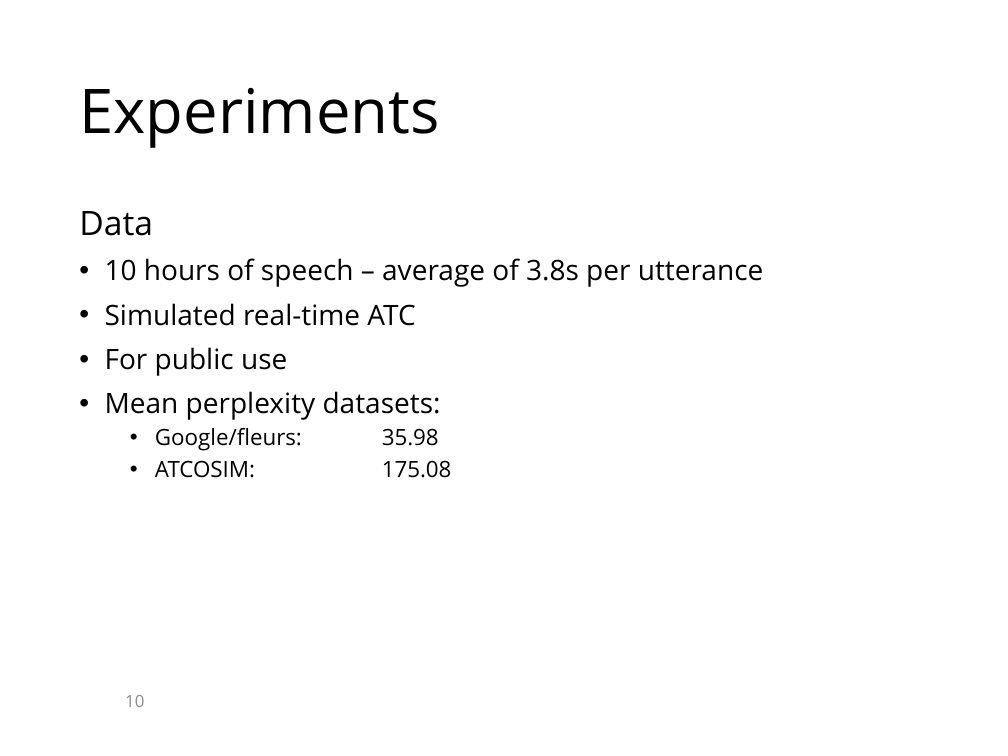
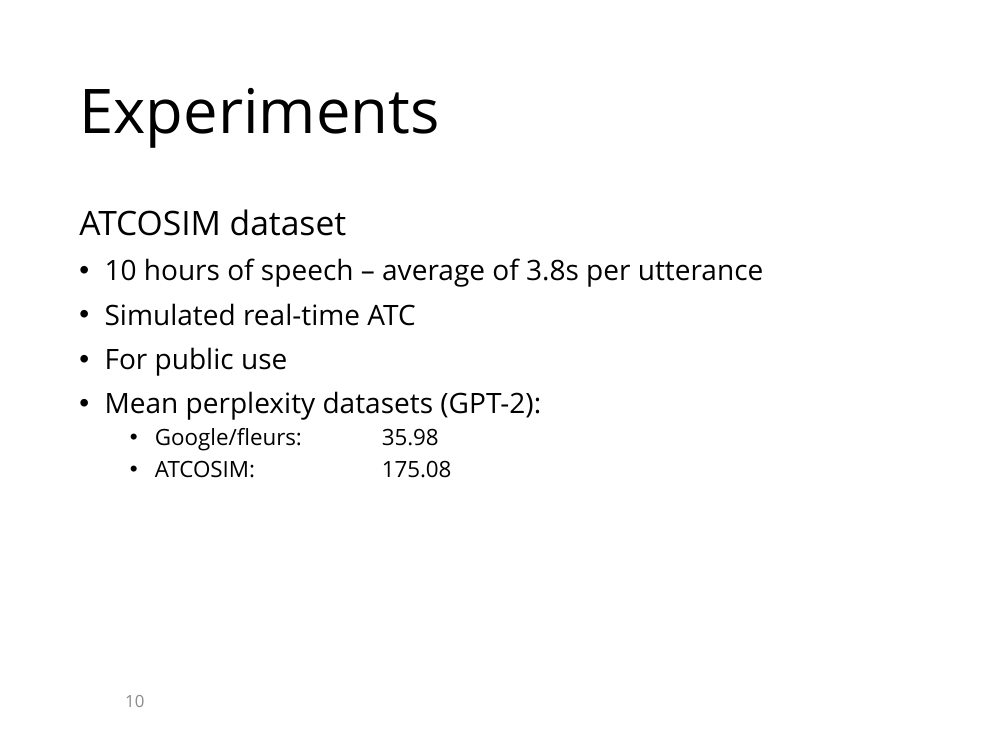
Before and after one commit to KaranChand/ATC, a slide deck: slide 10 of Thesis presentation ATC.pptx. Drawn at 1008x756 pixels with LibreOffice and Linux fonts; fonts in the diff are those of the drawing; background and template pictures are left out. Boxes give left, top, right and bottom in pixels: in the first picture for what was removed or moved away, otherwise in the second. Text is boxed around its words. In the diff, an @@ line names an element or a change of style, - is before the commit and + after.

```diff
--- a/Thesis presentation ATC.pptx
+++ b/Thesis presentation ATC.pptx
@@ text at (79, 209, 347, 236): text changed @@
-Data
+ATCOSIM dataset
@@ text at (105, 391, 541, 420): text changed @@
-• Mean perplexity datasets:
+• Mean perplexity datasets (GPT-2):
```
Also in this commit, not shown: 14 other slides changed.
